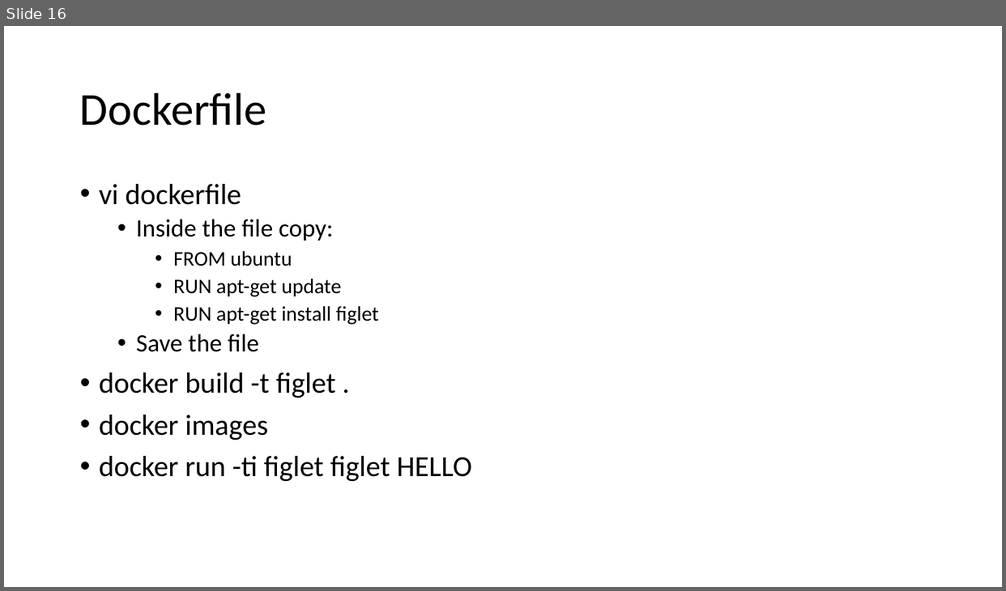
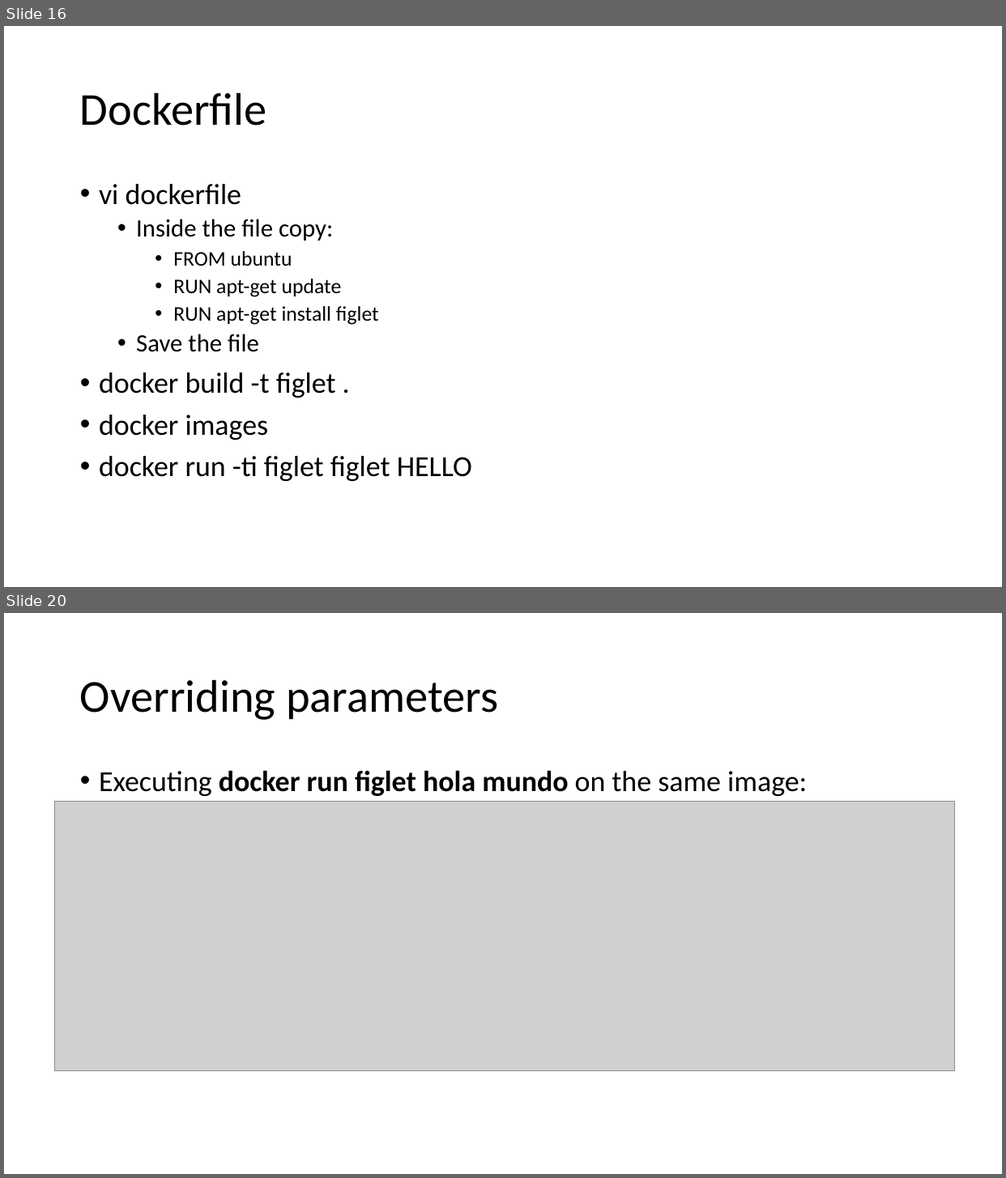
Before and after one commit to rogerscuall/docker-presentation, a slide deck: Docker presentation.pptx. Shown one above the other, each under a label of ours: slide 16 before the commit, slides 16 and 20 after it; the slides between them are not shown. The pictures are 1006x591 and 1006x1178 pixels, drawn with LibreOffice and Linux fonts; fonts in the diff are those of the drawing; grey boxes stand for pictures. Boxes give left, top, right and bottom in pixels: in the first picture for what was removed or moved away, otherwise in the second. Text is boxed around its words. In the diff, an @@ line names an element or a change of style, - is before the commit and + after.

```diff
--- a/Docker presentation.pptx
+++ b/Docker presentation.pptx
@@ slide 20 added at <box>4,613,1002,1174</box>, background #FFFFFF @@
@@ title added at <box>80,679,498,720</box>, 44 pt, text #000000 @@
+Overriding parameters
@@ text added at <box>99,770,807,796</box>, 28 pt, text #000000 @@
+• Executing docker run figlet hola mundo on the same image:
@@ picture added at <box>54,802,955,1072</box> @@
```
Also in this commit, not shown: 8 other slides added, 6 other files.
